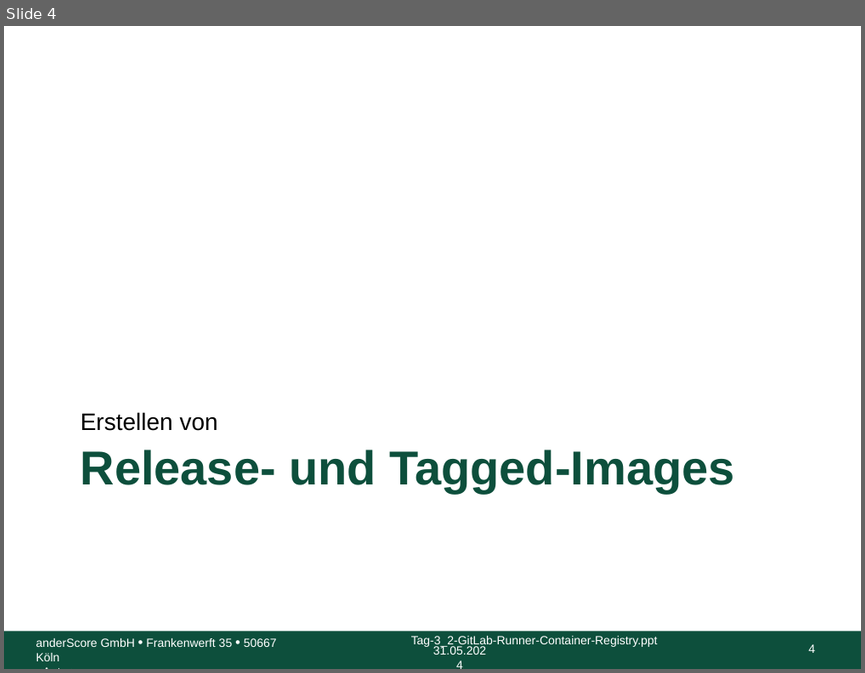
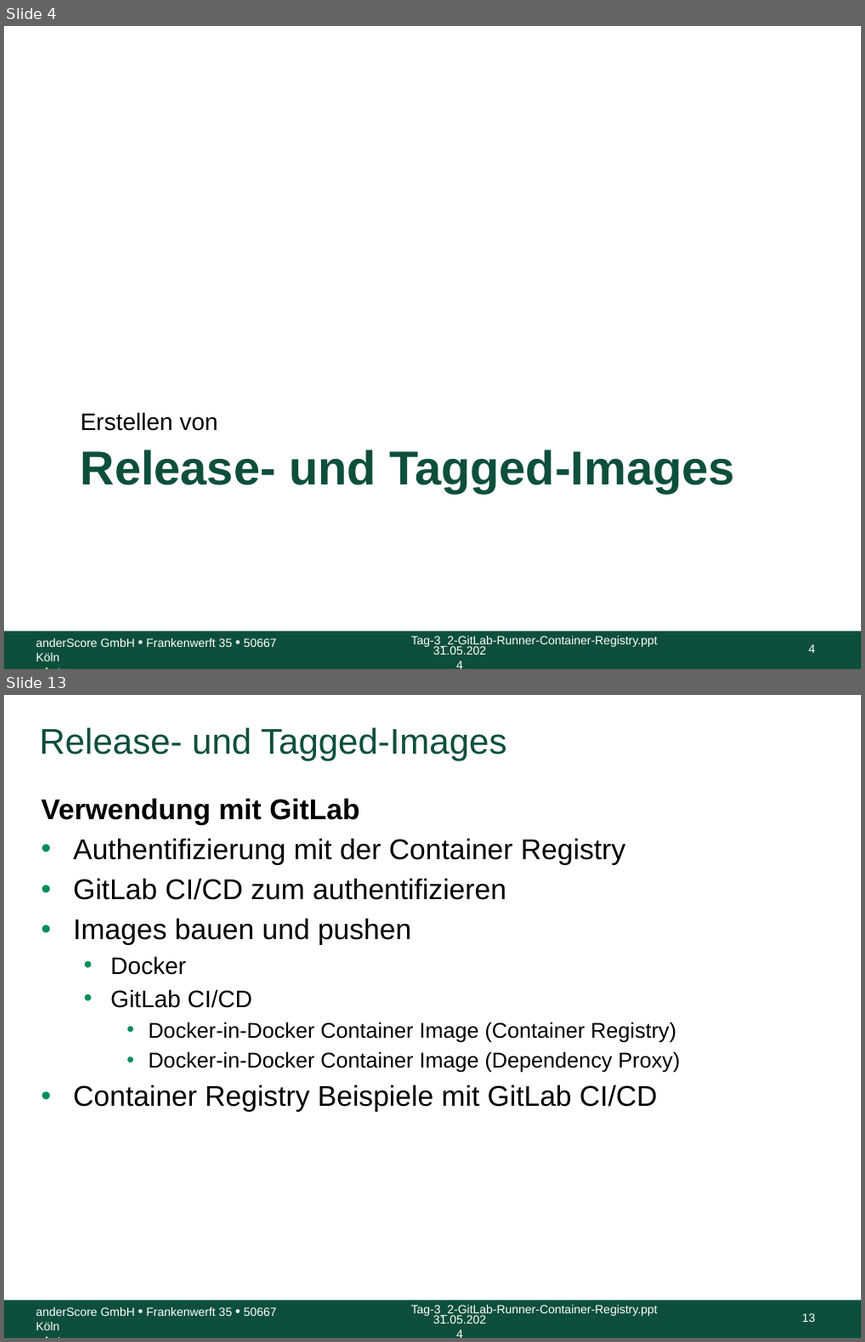
Before and after one commit to anderscore-gmbh/gitlab, a slide deck: slides/Tag-3_3-Release-und-Tagged-Images.pptx. Shown one above the other, each under a label of ours: slide 4 before the commit, slides 4 and 13 after it; the slides between them are not shown. The pictures are 865x673 and 865x1342 pixels, drawn with LibreOffice and Linux fonts; fonts in the diff are those of the drawing; background and template pictures are left out. Boxes give left, top, right and bottom in pixels: in the first picture for what was removed or moved away, otherwise in the second. Text is boxed around its words. In the diff, an @@ line names an element or a change of style, - is before the commit and + after.

Commit message:
Tag-3_3: Tagging von Docker Images abgeschlossen

```diff
--- a/slides/Tag-3_3-Release-und-Tagged-Images.pptx
+++ b/slides/Tag-3_3-Release-und-Tagged-Images.pptx
@@ slide 13 added at [4, 695, 861, 1338], background #FFFFFF; not listed: 5 template elements that a slide beside it also shows @@
@@ title added at [40, 727, 506, 760], 30 pt, text #0D4F3C @@
+Release- und Tagged-Images
@@ text added at [41, 798, 680, 1111], 24 pt, text #000000 @@
+Verwendung mit GitLab
+• Authentifizierung mit der Container Registry
+• GitLab CI/CD zum authentifizieren
+• Images bauen und pushen
+  • Docker
+  • GitLab CI/CD
+    • Docker-in-Docker Container Image (Container Registry)
+    • Docker-in-Docker Container Image (Dependency Proxy)
+• Container Registry Beispiele mit GitLab CI/CD
```
Also in this commit, not shown: 8 other slides added.
